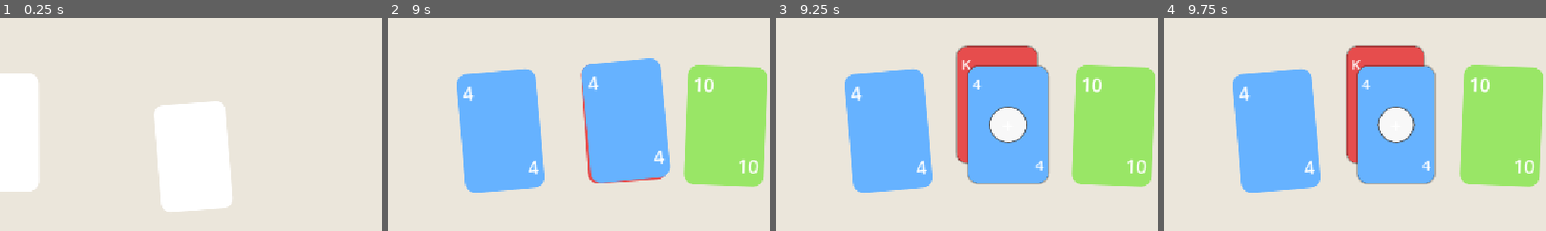
Above: before the commit, frames 1-4 (left to right).
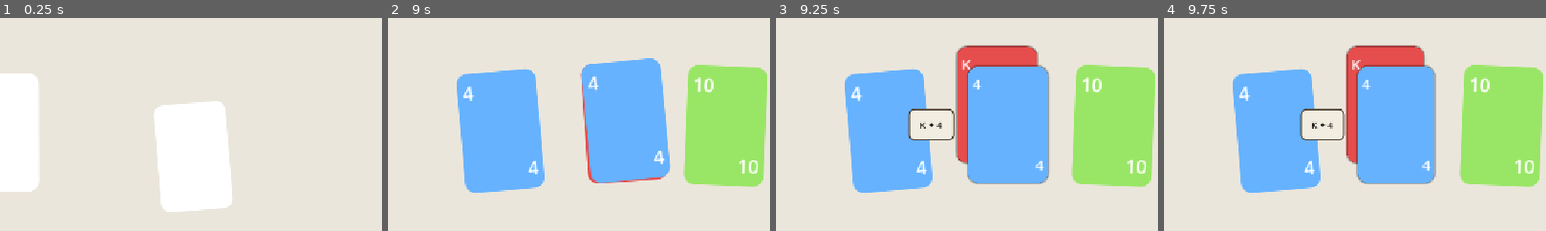
Above: after the commit, the same moments.

Repository: sky-q-xu/card-24
Game: Godot game, scene res://scenes/main.tscn
Two runs of this game, one before a commit and one after it. Both use one fixed random seed, a clock stepped at 60 frames per second and the inputs below.
Inputs (mouse positions are % of the whole screen's width and height, from its top left):
- Up to frame 1 (0.25 s): no input
- Up to frame 2 (9 s): click "New Deal" at 0.5 s; click "New Deal" at 1.25 s; click "Solvable: OFF" at 2 s; click "Solvable: ON" at 2.75 s; click "Solvable: OFF" at 3.5 s; click "Solvable: ON" at 4.25 s; click "New Deal" at 5 s; click "Solvable: OFF" at 5.75 s; click "Solvable: ON" at 6.5 s; tap Enter at 7.25 s; move the mouse to (72, 45) at 7.27 s; click (72, 45) at 7.42 s; tap Space at 8 s; drag from (30, 55) to (59, 47) at 8.02 s; click "+" at 8.75 s
- Up to frame 3 (9.25 s): no input
- Up to frame 4 (9.75 s): move the mouse to (60, 28) at 9.52 s; click (60, 28) at 9.67 s
The pictures show only the part of the screen within x 28-78%, y 23-73%; the shares and areas given below are measured in that part.

Frames 1-2 are identical in both runs. In frame 3, 2.3% of the frame differs, in the area x 34-66%, y 41-59%; in frame 4, 2.2%.
Error in both runs: Invalid assignment of property or key 'input_enabled' with value of type 'bool' on a base object of type 'Nil'. (res://scripts/main.gd:81)

Commit message:
Redesign merged card visual: stacked individual cards + expanding side badge
- Replace circular operator badge with stacked card layers showing all
  individual leaf cards (up to 4) shifted diagonally back-left
- Add StackLayer2/StackLayer3 to card.tscn for 3- and 4-card stacks
- Badge now sits to the left of the stack as a fixed-font square that
  expands horizontally to fit the expression instead of shrinking text
- Expression uses parentheses around merged sub-expressions for clarity
  (e.g. "5 × (6 + 3)" instead of "5 × 6 + 3")
- Badge text is explicitly black on cream background for readability

Co-Authored-By: Claude Sonnet 4.6 <noreply@anthropic.com>

Diff:
--- a/scenes/card.tscn
+++ b/scenes/card.tscn
@@ -18,6 +18,64 @@
 [node name="CollisionShape2D" type="CollisionShape2D" parent="."]
 position = Vector2(60, 90)
 shape = SubResource("1")
+
+[node name="StackLayer3" type="Panel" parent="."]
+visible = false
+offset_right = 120.0
+offset_bottom = 180.0
+
+[node name="TopLabel" type="Label" parent="StackLayer3"]
+layout_mode = 1
+offset_left = 8.0
+offset_top = 8.0
+offset_right = 72.0
+offset_bottom = 50.0
+theme_override_font_sizes/font_size = 22
+horizontal_alignment = 0
+vertical_alignment = 1
+
+[node name="BottomLabel" type="Label" parent="StackLayer3"]
+layout_mode = 1
+anchor_left = 1.0
+anchor_right = 1.0
+anchor_top = 1.0
+anchor_bottom = 1.0
+offset_left = -72.0
+offset_top = -50.0
+offset_right = -8.0
+offset_bottom = -8.0
+theme_override_font_sizes/font_size = 22
+horizontal_alignment = 2
+vertical_alignment = 1
+
+[node name="StackLayer2" type="Panel" parent="."]
+visible = false
+offset_right = 120.0
+offset_bottom = 180.0
+
+[node name="TopLabel" type="Label" parent="StackLayer2"]
+layout_mode = 1
+offset_left = 8.0
+offset_top = 8.0
+offset_right = 72.0
+offset_bottom = 50.0
+theme_override_font_sizes/font_size = 22
+horizontal_alignment = 0
+vertical_alignment = 1
+
+[node name="BottomLabel" type="Label" parent="StackLayer2"]
+layout_mode = 1
+anchor_left = 1.0
+anchor_right = 1.0
+anchor_top = 1.0
+anchor_bottom = 1.0
+offset_left = -72.0
+offset_top = -50.0
+offset_right = -8.0
+offset_bottom = -8.0
+theme_override_font_sizes/font_size = 22
+horizontal_alignment = 2
+vertical_alignment = 1
 
 [node name="StackLayer1" type="Panel" parent="."]
 visible = false
@@ -117,7 +175,7 @@
 anchor_bottom = 1.0
 grow_horizontal = 2
 grow_vertical = 2
-theme_override_font_sizes/font_size = 30
+theme_override_font_sizes/font_size = 14
 horizontal_alignment = 1
 vertical_alignment = 1
 
--- a/scripts/card.gd
+++ b/scripts/card.gd
@@ -25,13 +25,19 @@
 var _merge_source_rot: float = 0.0
 var _merge_target_rot: float = 0.0
 var _bar_text: String = ""
+var _leaf_count: int = 0
+var _badge_w: float = 0.0
 
 const CARD_W := 120.0
 const CARD_H := 180.0
-const BADGE_HALF := 28.0
-# Offset applied to back card so its top-left corner peeks above/left of the front card
 const STACK_OFFSET_X := 16.0
 const STACK_OFFSET_Y := 30.0
+const BADGE_H := 48.0
+const BADGE_GAP := 2.0
+const BADGE_FONT_SIZE := 14
+const BADGE_CHAR_W := 10.0   # estimated px per character at BADGE_FONT_SIZE
+const BADGE_PAD_X := 16.0    # total horizontal padding inside badge
+const BADGE_MIN_W := 52.0
 
 func _make_style(color: Color) -> StyleBoxFlat:
 	var s := StyleBoxFlat.new()
@@ -51,16 +57,16 @@
 
 func _make_merged_style() -> StyleBoxFlat:
 	var s := StyleBoxFlat.new()
-	s.bg_color = Color(0.97, 0.97, 0.97, 1.0)
+	s.bg_color = Color(0.95, 0.93, 0.88, 1.0)
 	s.border_width_left = 2
 	s.border_width_top = 2
 	s.border_width_right = 2
 	s.border_width_bottom = 2
-	s.border_color = Color(0.3, 0.3, 0.3, 0.85)
-	s.corner_radius_top_left = int(BADGE_HALF)
-	s.corner_radius_top_right = int(BADGE_HALF)
-	s.corner_radius_bottom_left = int(BADGE_HALF)
-	s.corner_radius_bottom_right = int(BADGE_HALF)
+	s.border_color = Color(0.3, 0.24, 0.18, 1.0)
+	s.corner_radius_top_left = 8
+	s.corner_radius_top_right = 8
+	s.corner_radius_bottom_left = 8
+	s.corner_radius_bottom_right = 8
 	return s
 
 func setup(v: float, d: String, s: int) -> void:
@@ -87,6 +93,16 @@
 	return global_position + Vector2(CARD_W * 0.5, CARD_H * 0.5)
 
 const _OP_SYMBOL := {"+": "+", "-": "−", "*": "×", "/": "÷"}
+
+# Returns a flat list of all individual (leaf) card data dicts, front first.
+func _flatten_to_leaves(data: Dictionary) -> Array:
+	if not data.get("is_merged", false):
+		return [data]
+	var leaves := []
+	# tgt = front constituent, src = back constituent
+	leaves.append_array(_flatten_to_leaves(data.get("merge_tgt_data", {})))
+	leaves.append_array(_flatten_to_leaves(data.get("merge_src_data", {})))
+	return leaves
 
 func show_as_merged(op: String, src_data: Dictionary, src_pos: Vector2, src_rot: float,
 		tgt_data: Dictionary, tgt_pos: Vector2, tgt_rot: float) -> void:
@@ -99,49 +115,60 @@
 	_merge_target_pos = tgt_pos
 	_merge_target_rot = tgt_rot
 
-	# Back card (StackLayer1 = source): shifted up-left so its top-left corner
-	# peeks above and to the left of the front card. Both TopLabel and BottomLabel
-	# are set but BottomLabel ends up hidden behind StackLayer0.
-	var hw := CARD_W * 0.5  # 60
-	var hh := CARD_H * 0.5  # 90
-	$StackLayer1.offset_left   = -hw - STACK_OFFSET_X
-	$StackLayer1.offset_top    = -hh - STACK_OFFSET_Y
-	$StackLayer1.offset_right  =  hw - STACK_OFFSET_X
-	$StackLayer1.offset_bottom =  hh - STACK_OFFSET_Y
-	# Use the expression text if the constituent was itself a merged card,
-	# so the corner shows "4 + Q" instead of the raw value "16".
-	var src_corner: String = src_data.get("bar_text", src_data.display)
-	var tgt_corner: String = tgt_data.get("bar_text", tgt_data.display)
-	var src_font := 22 if src_corner.length() <= 2 else 14
-	var tgt_font := 22 if tgt_corner.length() <= 2 else 14
-	$StackLayer1.add_theme_stylebox_override("panel", _make_card_style(src_data.value))
-	$StackLayer1/TopLabel.text = src_corner
-	$StackLayer1/TopLabel.add_theme_font_size_override("font_size", src_font)
-	$StackLayer1/BottomLabel.text = src_corner
-	$StackLayer1/BottomLabel.add_theme_font_size_override("font_size", src_font)
-	$StackLayer1.visible = true
-
-	# Front card (StackLayer0 = target): centered at node origin so it peeks
-	# 50 px above the bar top and 50 px below the bar bottom.
-	$StackLayer0.offset_left   = -hw
-	$StackLayer0.offset_top    = -hh
-	$StackLayer0.offset_right  =  hw
-	$StackLayer0.offset_bottom =  hh
-	$StackLayer0.add_theme_stylebox_override("panel", _make_card_style(tgt_data.value))
-	$StackLayer0/TopLabel.text = tgt_corner
-	$StackLayer0/TopLabel.add_theme_font_size_override("font_size", tgt_font)
-	$StackLayer0/BottomLabel.text = tgt_corner
-	$StackLayer0/BottomLabel.add_theme_font_size_override("font_size", tgt_font)
-	$StackLayer0.visible = true
-
-	# Small circular badge centered on the stack showing just the operator symbol
-	$Panel.offset_left  = -BADGE_HALF; $Panel.offset_top    = -BADGE_HALF
-	$Panel.offset_right =  BADGE_HALF; $Panel.offset_bottom =  BADGE_HALF
-	$Panel.add_theme_stylebox_override("panel", _make_merged_style())
+	# Flatten to individual leaf cards: target = front, source = behind
+	var leaves := []
+	leaves.append_array(_flatten_to_leaves(tgt_data))
+	leaves.append_array(_flatten_to_leaves(src_data))
+	_leaf_count = mini(leaves.size(), 4)
+
+	var hw := CARD_W * 0.5
+	var hh := CARD_H * 0.5
+	var layer_nodes := [$StackLayer0, $StackLayer1, $StackLayer2, $StackLayer3]
+
+	# Show one StackLayer per leaf, each shifted diagonally back
+	for i in range(4):
+		var layer: Control = layer_nodes[i]
+		if i >= _leaf_count:
+			layer.visible = false
+			continue
+		var leaf: Dictionary = leaves[i]
+		var ox := -float(i) * STACK_OFFSET_X
+		var oy := -float(i) * STACK_OFFSET_Y
+		layer.offset_left   = -hw + ox
+		layer.offset_top    = -hh + oy
+		layer.offset_right  =  hw + ox
+		layer.offset_bottom =  hh + oy
+		var corner_text: String = leaf.get("display", "?")
+		layer.add_theme_stylebox_override("panel", _make_card_style(leaf.value))
+		layer.get_node("TopLabel").text = corner_text
+		layer.get_node("BottomLabel").text = corner_text
+		layer.visible = true
+
+	# Hide the main card face (Panel body) — it becomes the side badge
 	$Panel/TopLabel.visible = false
 	$Panel/BottomLabel.visible = false
-	_bar_text = src_corner + " " + _OP_SYMBOL.get(op, op) + " " + tgt_corner
-	$Panel/BarLabel.text = _OP_SYMBOL.get(op, op)
+
+	# Build expression string for badge, wrapping merged constituents in parens
+	var src_expr: String = src_data.get("bar_text", src_data.display)
+	var tgt_expr: String = tgt_data.get("bar_text", tgt_data.display)
+	if src_data.get("is_merged", false):
+		src_expr = "(" + src_expr + ")"
+	if tgt_data.get("is_merged", false):
+		tgt_expr = "(" + tgt_expr + ")"
+	_bar_text = src_expr + " " + _OP_SYMBOL.get(op, op) + " " + tgt_expr
+
+	# Square badge to the LEFT of the stack — expands to fit the expression
+	_badge_w = maxf(BADGE_MIN_W, float(_bar_text.length()) * BADGE_CHAR_W + BADGE_PAD_X)
+	var stack_left := -hw - (_leaf_count - 1) * STACK_OFFSET_X
+	var badge_right := stack_left - BADGE_GAP
+	$Panel.offset_left   = badge_right - _badge_w
+	$Panel.offset_top    = -BADGE_H * 0.5
+	$Panel.offset_right  = badge_right
+	$Panel.offset_bottom =  BADGE_H * 0.5
+	$Panel.add_theme_stylebox_override("panel", _make_merged_style())
+	$Panel/BarLabel.add_theme_font_size_override("font_size", BADGE_FONT_SIZE)
+	$Panel/BarLabel.add_theme_color_override("font_color", Color.BLACK)
+	$Panel/BarLabel.text = _bar_text
 	$Panel/BarLabel.visible = true
 
 	# Collision shape covers the front card body
@@ -178,11 +205,20 @@
 func _is_mouse_over() -> bool:
 	var local := to_local(get_viewport().get_mouse_position())
 	if is_merged:
-		# Union of front card + back card (shifted up-left)
-		var front := Rect2(-CARD_W * 0.5, -CARD_H * 0.5, CARD_W, CARD_H)
-		var back  := Rect2(-CARD_W * 0.5 - STACK_OFFSET_X, -CARD_H * 0.5 - STACK_OFFSET_Y,
-				CARD_W, CARD_H)
-		return front.has_point(local) or back.has_point(local)
+		var hw := CARD_W * 0.5
+		var hh := CARD_H * 0.5
+		# Check each visible stack layer
+		for i in range(_leaf_count):
+			var ox := -float(i) * STACK_OFFSET_X
+			var oy := -float(i) * STACK_OFFSET_Y
+			if Rect2(-hw + ox, -hh + oy, CARD_W, CARD_H).has_point(local):
+				return true
+		# Check badge rect
+		var stack_left := -hw - (_leaf_count - 1) * STACK_OFFSET_X
+		var badge_right := stack_left - BADGE_GAP
+		if Rect2(badge_right - _badge_w, -BADGE_H * 0.5, _badge_w, BADGE_H).has_point(local):
+			return true
+		return false
 	return Rect2(0.0, 0.0, CARD_W, CARD_H).has_point(local)
 
 func _input(event: InputEvent) -> void:
@@ -227,8 +263,13 @@
 	var vp := get_viewport_rect().size
 	var pos := global_position
 	if is_merged:
-		pos.x = clampf(pos.x, CARD_W * 0.5 + STACK_OFFSET_X, vp.x - CARD_W * 0.5)
-		pos.y = clampf(pos.y, CARD_H * 0.5 + STACK_OFFSET_Y, vp.y - CARD_H * 0.5)
+		var hw := CARD_W * 0.5
+		var hh := CARD_H * 0.5
+		var n := _leaf_count
+		# Left edge is the badge; right/bottom edge is the front card
+		var left_margin := hw + (n - 1) * STACK_OFFSET_X + BADGE_GAP + _badge_w
+		pos.x = clampf(pos.x, left_margin, vp.x - hw)
+		pos.y = clampf(pos.y, hh + (n - 1) * STACK_OFFSET_Y, vp.y - hh)
 	else:
 		pos.x = clampf(pos.x, 0.0, vp.x - CARD_W)
 		pos.y = clampf(pos.y, 0.0, vp.y - CARD_H)
